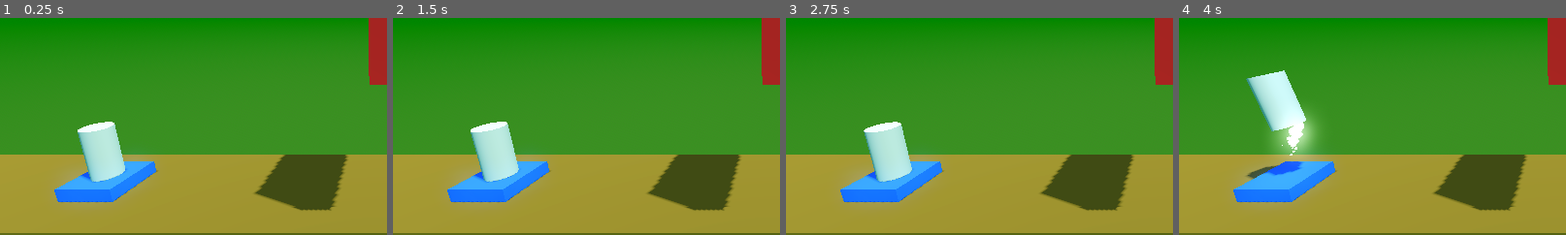
Above: before the commit, frames 1-4 (left to right).
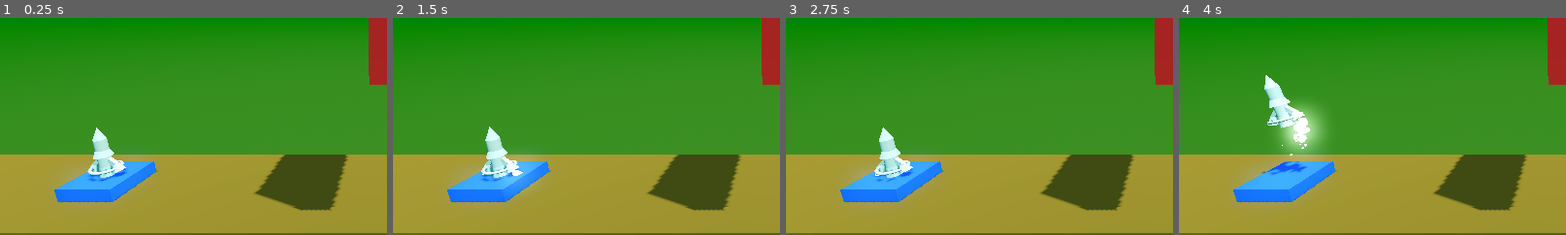
Above: after the commit, the same moments.

Repository: MateuszKosowski/Rocket-Game
Game: Godot game, scene res://scenes/lvl/level_1.tscn
Two runs of this game, one before a commit and one after it. Both use one fixed random seed, a clock stepped at 60 frames per second and the inputs below.
Inputs:
- Up to frame 1 (0.25 s): no input
- Up to frame 2 (1.5 s): tap Enter at 0.5 s; hold D (Right) 0.53-1.28 s; tap Space at 1.25 s; hold A (Left) from 1.28 s (still down)
- Up to frame 3 (2.75 s): tap Enter at 2 s; release A (Left) at 2.03 s; hold D (Right) from 2.03 s (still down)
- Up to frame 4 (4 s): tap Space at 2.75 s; release D (Right) at 2.78 s; hold W (Up) 2.78-3.53 s; hold A (Left) from 3.53 s (still down)
The pictures show only the part of the screen within x 0-50%, y 36-86%; the shares and areas given below are measured in that part.

The runs differ from the first frame. In frame 1, 2.1% of the frame differs, in the area x 20-33%, y 47-76%; in frame 2, 2.3%; in frame 3, 2.1%; in frame 4, 3.5%, in the area x 17-38%, y 24-75%.

Commit message:
Upgrade rocket

Diff:
--- a/scenes/player/player.tscn
+++ b/scenes/player/player.tscn
@@ -11,6 +11,38 @@
 [sub_resource type="CylinderShape3D" id="CylinderShape3D_fgad4"]
 
 [sub_resource type="CylinderMesh" id="CylinderMesh_2hvrk"]
+
+[sub_resource type="CylinderMesh" id="CylinderMesh_pyals"]
+top_radius = 0.2
+bottom_radius = 0.2
+height = 1.5
+
+[sub_resource type="CylinderMesh" id="CylinderMesh_nqo41"]
+top_radius = 0.0
+bottom_radius = 0.2
+height = 0.5
+
+[sub_resource type="CylinderMesh" id="CylinderMesh_21xa5"]
+top_radius = 0.2
+bottom_radius = 0.3
+height = 0.25
+
+[sub_resource type="CylinderMesh" id="CylinderMesh_vnl8u"]
+top_radius = 0.2
+bottom_radius = 0.25
+height = 0.4
+
+[sub_resource type="BoxMesh" id="BoxMesh_t8sgc"]
+size = Vector3(0.15, 0.4, 0.15)
+
+[sub_resource type="CylinderMesh" id="CylinderMesh_6ujyw"]
+top_radius = 0.1
+bottom_radius = 0.2
+height = 0.3
+
+[sub_resource type="TorusMesh" id="TorusMesh_ps1vn"]
+inner_radius = 0.4
+outer_radius = 0.5
 
 [node name="Player" type="RigidBody3D"]
 axis_lock_linear_z = true
@@ -26,6 +58,7 @@
 shape = SubResource("CylinderShape3D_fgad4")
 
 [node name="MeshInstance3D" type="MeshInstance3D" parent="."]
+visible = false
 mesh = SubResource("CylinderMesh_2hvrk")
 
 [node name="ExplosionAudio" type="AudioStreamPlayer" parent="."]
@@ -43,13 +76,50 @@
 transform = Transform3D(1, 0, 0, 0, 1, 0, 0, 0, 1, 0, -1, 0)
 
 [node name="RightBooster" parent="." instance=ExtResource("5_bvqwc")]
-transform = Transform3D(1, 0, 0, 0, 1, 0, 0, 0, 1, 0.4, -1, 0)
+transform = Transform3D(0.939937, -0.341348, 0, 0.341348, 0.939937, 0, 0, 0, 1, 0.550804, -0.858199, 0)
 
 [node name="LeftBooster" parent="." instance=ExtResource("5_bvqwc")]
-transform = Transform3D(1, 0, 0, 0, 1, 0, 0, 0, 1, -0.4, -1, 0)
+transform = Transform3D(0.88693, 0.461903, 0, -0.461903, 0.88693, 0, 0, 0, 1, -0.512244, -0.837401, 0)
 
 [node name="ExplosionParticles" parent="." instance=ExtResource("6_n14pd")]
 
 [node name="SuccessParticles" parent="." instance=ExtResource("7_oooje")]
 
+[node name="Body" type="MeshInstance3D" parent="."]
+transform = Transform3D(1, 0, 0, 0, 1, 0, 0, 0, 1, 0, -0.25, 0)
+mesh = SubResource("CylinderMesh_pyals")
+
+[node name="Cockpit" type="MeshInstance3D" parent="Body"]
+transform = Transform3D(1, 0, 0, 0, 1, 0, 0, 0, 1, 0, 1, 0)
+mesh = SubResource("CylinderMesh_nqo41")
+skeleton = NodePath("../..")
+
+[node name="Midriff" type="MeshInstance3D" parent="Body"]
+transform = Transform3D(1, 0, 0, 0, 1, 0, 0, 0, 1, 0, 0.193321, 0)
+mesh = SubResource("CylinderMesh_21xa5")
+
+[node name="Thruster" type="MeshInstance3D" parent="Body"]
+transform = Transform3D(1, 0, 0, 0, 1, 0, 0, 0, 1, 0, -0.55, 0)
+mesh = SubResource("CylinderMesh_vnl8u")
+
+[node name="LeftArm" type="MeshInstance3D" parent="Body"]
+transform = Transform3D(0.673954, 0.738773, 0, -0.738773, 0.673954, 0, 0, 0, 1, -0.293093, -0.212519, 0)
+mesh = SubResource("BoxMesh_t8sgc")
+
+[node name="Thruster" type="MeshInstance3D" parent="Body/LeftArm"]
+transform = Transform3D(0.888177, -0.459502, 0, 0.459502, 0.888177, 0, 0, 0, 1, 0.0684551, -0.258308, 0)
+mesh = SubResource("CylinderMesh_6ujyw")
+
+[node name="RightArm" type="MeshInstance3D" parent="Body"]
+transform = Transform3D(-0.674302, -0.738455, -8.74228e-08, -0.738455, 0.674302, 0, 5.89494e-08, 6.45578e-08, -1, 0.293, -0.213, 0)
+mesh = SubResource("BoxMesh_t8sgc")
+
+[node name="Thruster" type="MeshInstance3D" parent="Body/RightArm"]
+transform = Transform3D(0.888177, -0.459502, 0, 0.459502, 0.888177, 0, 0, 0, 1, 0.0684551, -0.258308, 0)
+mesh = SubResource("CylinderMesh_6ujyw")
+
+[node name="BaseRing" type="MeshInstance3D" parent="Body"]
+transform = Transform3D(1, 0, 0, 0, 1, 0, 0, 0, 1, 0, -0.449165, 0)
+mesh = SubResource("TorusMesh_ps1vn")
+
 [connection signal="body_entered" from="." to="." method="_on_body_entered"]
Not shown: 1 places in scenes/player/player.tscn that only renumber resources
